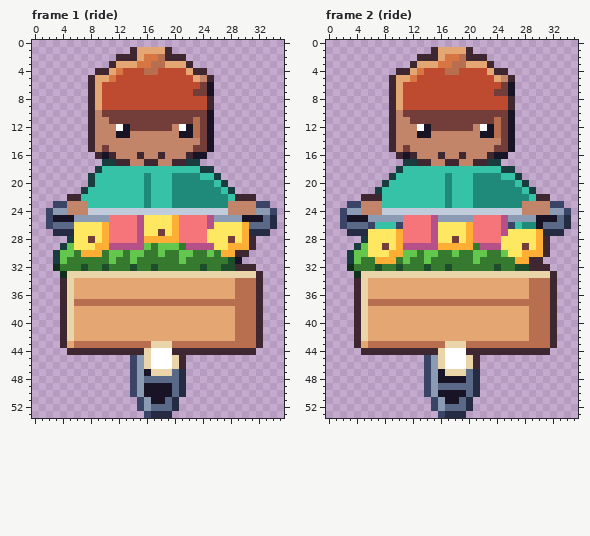
Two versions of one pixel-art file, art/hood-markets/cargo-bike@75.aseprite. Above: the version before the commit.
36x54 pixels, 4 frames. Shown: frame 1 (ride), frame 2 (ride). The commit also changed other frames, which this record leaves out.
New version:
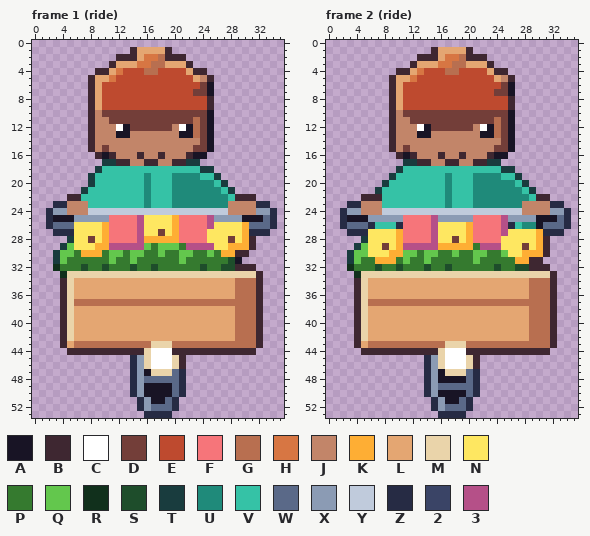
Palette (. is transparent): A #181425  B #3e2731  C #ffffff  D #733e39  E #be4a2f  F #f6757a  G #b86f50  H #d77643  J #c28569  K #feae34  L #e4a672  M #ead4aa  N #fee761  P #357a2f  Q #63c74d  R #11301c  S #1e4d2b  T #193c3e  U #1f8a7a  V #35c2a6  W #5a6988  X #8b9bb4  Y #c0cbdc  Z #262b44  2 #3a4466  3 #b55088
The edit:
--- frame 1 (ride)
@@ x 0..35 @@
 22 .....BBVVVVVVVVVUVVVUUUUUUUUVBBB....
-23 ...22JJJVVVVVVVVUVVVUUUUUUUUJJJJ22..
-24 ..2XXJJJYYYYYYYYYYYYYYYYYYYYJJJJXX2.
-25 ..2AAAXXXXXFFFF3NNNNKFFFF3XXXXAAAWZ.
-26 ..2WWWNNNNKFFFF3NNNNKFFFF3NNNNKWWWZ.
+23 ...ZZJJJVVVVVVVVUVVVUUUUUUUUJJJJZZ..
+24 ..ZXXJJJYYYYYYYYYYYYYYYYYYYYJJJJXXZ.
+25 ..ZAAAXXXXXFFFF3NNNNKFFFF3XXXXAAAWZ.
+26 ..ZWWWNNNNKFFFF3NNNNKFFFF3NNNNKWWWZ.
 27 ...ZZZNNNNKFFFF3NNDNKFFFFNNNNNKZZZ..
@@ x 12..18 @@
 44 BBBBMCC
-45 ..2XMCC
-46 ..2XMCC
-47 ..2XAMM
-48 ..2XWWW
-49 ..2XAAA
-50 ..2XAAA
-51 ...2XAA
-52 ...2XWW
-53 ....2ZZ
+45 ..ZXMCC
+46 ..ZXMCC
+47 ..ZXAMM
+48 ..ZXWWW
+49 ..ZXAAA
+50 ..ZXAAA
+51 ...ZXAA
+52 ...ZXWW
+53 ....ZZZ
--- frame 2 (ride)
@@ x 0..35 @@
 22 .....BBBVVVVVVVVVUVVVUUUUUUUUVBB....
-23 ...22JJJVVVVVVVVVUVVVUUUUUUUJJJJ22..
-24 ..2XXJJJYYYYYYYYYYYYYYYYYYYYJJJJXX2.
-25 ..2AAAXXXXXFFFF3XXXXXFFFF3XXXXAAAWZ.
-26 ..2WWW2VVV2FFFF3NNNNKFFFF32VUUAWWWZ.
+23 ...ZZJJJVVVVVVVVVUVVVUUUUUUUJJJJZZ..
+24 ..ZXXJJJYYYYYYYYYYYYYYYYYYYYJJJJXXZ.
+25 ..ZAAAXXXXXFFFF3XXXXXFFFF3XXXXAAAWZ.
+26 ..ZWWWZVVVZFFFF3NNNNKFFFF3ZVUUAWWWZ.
 27 ...ZZZNNNNKFFFF3NNNNKFFFF3NNNNKZZZ..
@@ x 12..18 @@
 44 BBBBMCC
-45 ..2XMCC
-46 ..2XMCC
-47 ..2XAMM
-48 ..2XAAA
-49 ..2XWWW
-50 ..2XAAA
-51 ...2XAA
-52 ...2XWW
-53 ....2ZZ
+45 ..ZXMCC
+46 ..ZXMCC
+47 ..ZXAMM
+48 ..ZXAAA
+49 ..ZXWWW
+50 ..ZXAAA
+51 ...ZXAA
+52 ...ZXWW
+53 ....ZZZ
